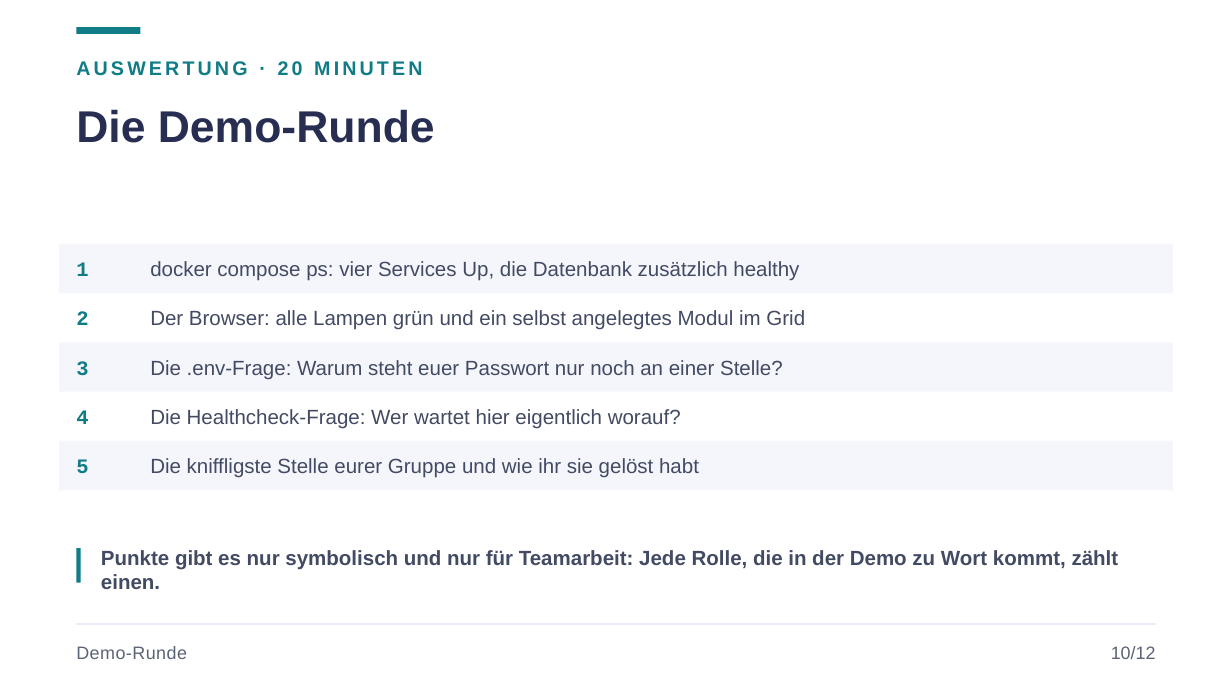
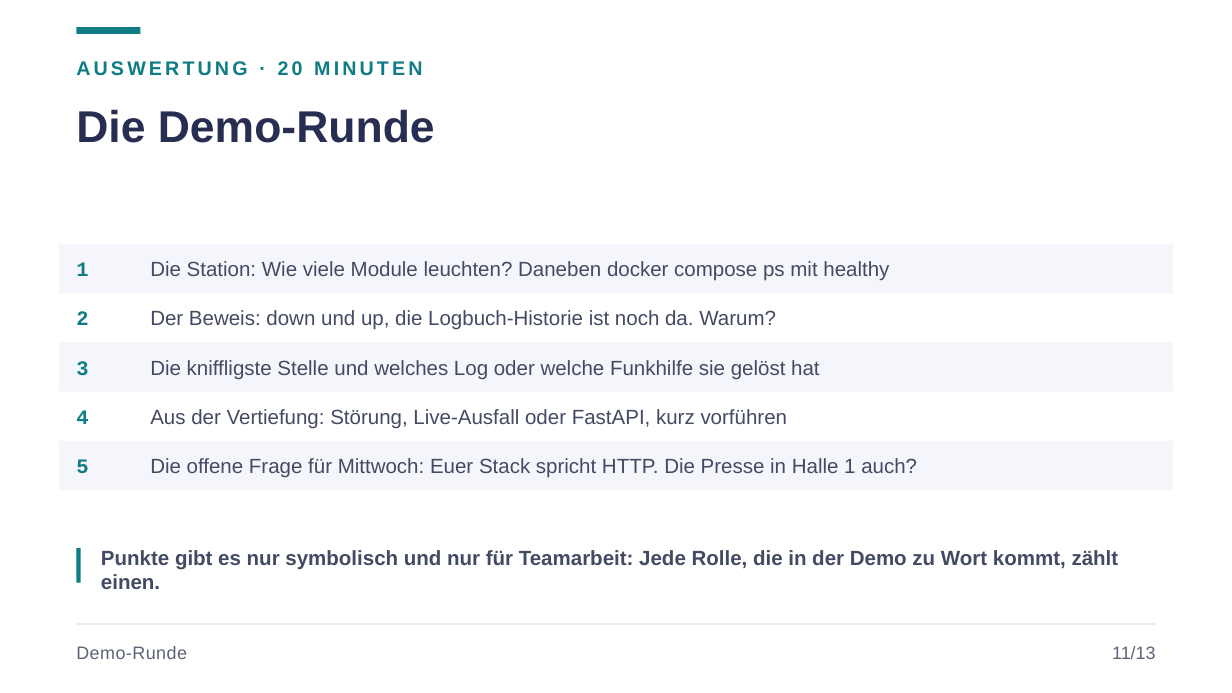
Before and after one commit to JacobMenge/kurs-unterlagen, a slide deck: slide 14 of folien/08-docker-praxis.pptx (slide 13 before the commit). Drawn at 1232x693 pixels with LibreOffice and Linux fonts; fonts in the diff are those of the drawing. Boxes give left, top, right and bottom in pixels: in the first picture for what was removed or moved away, otherwise in the second. Text is boxed around its words. In the diff, an @@ line names an element or a change of style, - is before the commit and + after.

Commit message:
fix docker compose

```diff
--- a/folien/08-docker-praxis.pptx
+++ b/folien/08-docker-praxis.pptx
@@ text at <box>150,261,889,281</box>: text changed @@
-docker compose ps: vier Services Up, die Datenbank zusätzlich healthy
+Die Station: Wie viele Module leuchten? Daneben docker compose ps mit healthy
@@ text at <box>150,310,776,330</box>: text changed @@
-Der Browser: alle Lampen grün und ein selbst angelegtes Modul im Grid
+Der Beweis: down und up, die Logbuch-Historie ist noch da. Warum?
@@ text at <box>150,360,819,380</box>: text changed @@
-Die .env-Frage: Warum steht euer Passwort nur noch an einer Stelle?
+Die kniffligste Stelle und welches Log oder welche Funkhilfe sie gelöst hat
@@ text at <box>150,409,788,429</box>: text changed @@
-Die Healthcheck-Frage: Wer wartet hier eigentlich worauf?
+Aus der Vertiefung: Störung, Live-Ausfall oder FastAPI, kurz vorführen
@@ text at <box>150,458,917,478</box>: text changed @@
-Die kniffligste Stelle eurer Gruppe und wie ihr sie gelöst habt
+Die offene Frage für Mittwoch: Euer Stack spricht HTTP. Die Presse in Halle 1 auch?
@@ text at <box>1112,646,1155,659</box>: text changed @@
-10/12
+11/13
```
Also in this commit, not shown: 14 other slides changed, 1 slide added, 29 other files.
